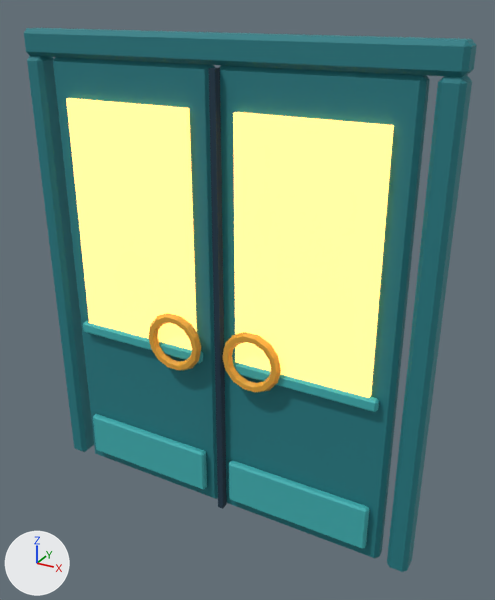
The glTF model Models/cinema/cinema_double_doors.glb: old version first, new version second.
Before and after are seen from a 50 mm lens placed at (1.56, -2.5, 2.5), pointed at (-0.02, 0.36, 1.06). The lights are fixed; the arrows at lower left show +X, +Y and +Z. The older version comes first. Where no turn or scale is listed for an object, it has been applied to the vertices.

In view in the first picture: 'cinema_double_doors', 'part_door_l', 'part_door_r'.
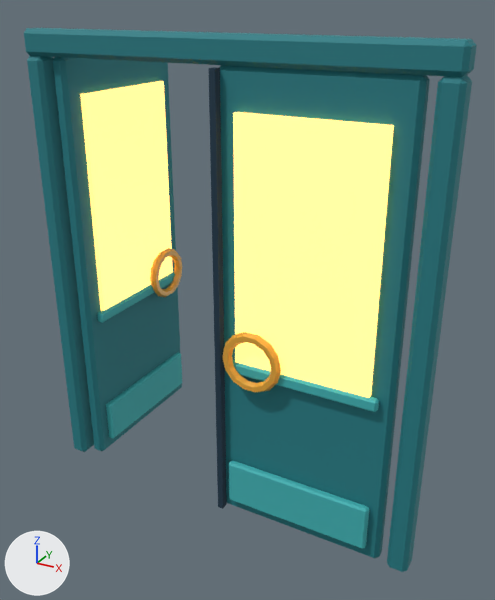
The change, as a list of edits to the scene's bpy script:
```text
Change ob_part_door_l:
    ob_part_door_l.rotation_euler: (0.0, 0.0, 0.0) -> (0.0, 0.0, 1.571)  # degrees (0, 0, 0) -> degrees (0, 0, 90)
```

Where the change shows, as pixel boxes [x1, y1, x2, y2] in the pictures (495 x 600 px):
'part_door_l', turned
    before: [53, 57, 218, 499]
    after: [53, 57, 182, 451]
